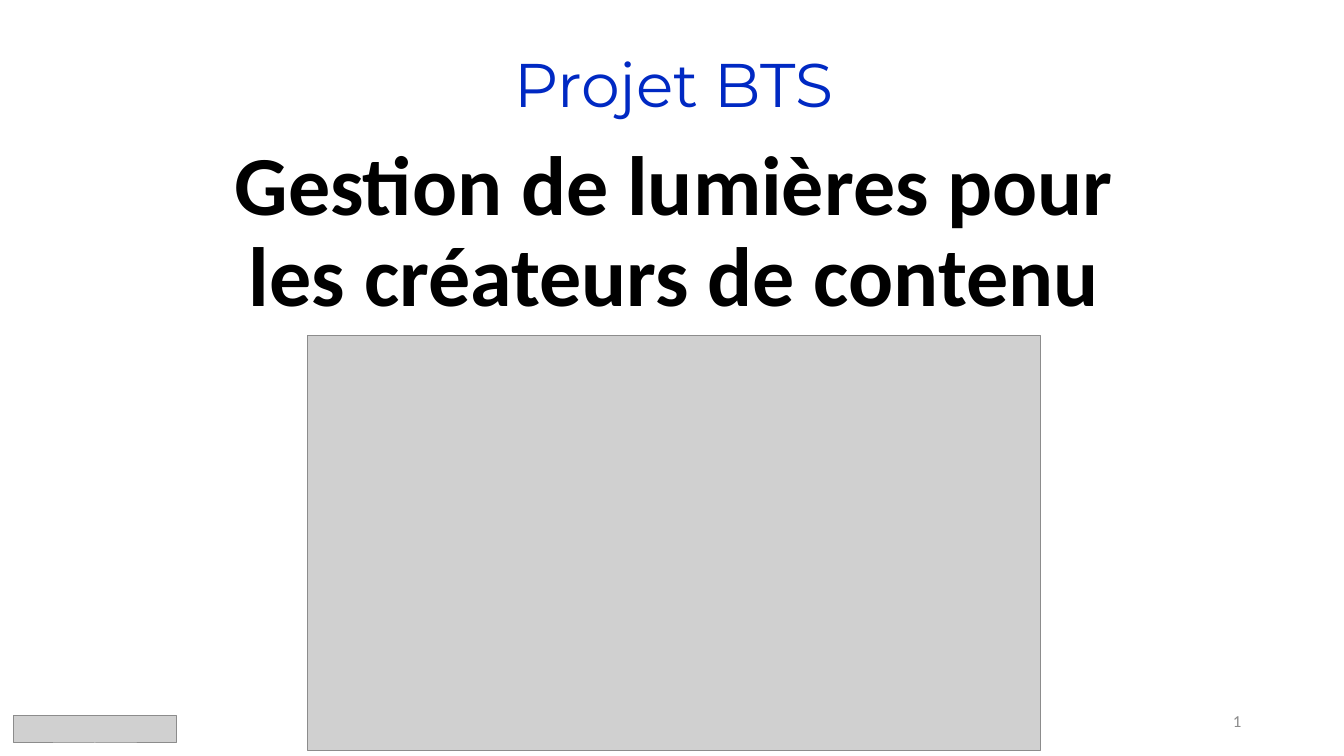
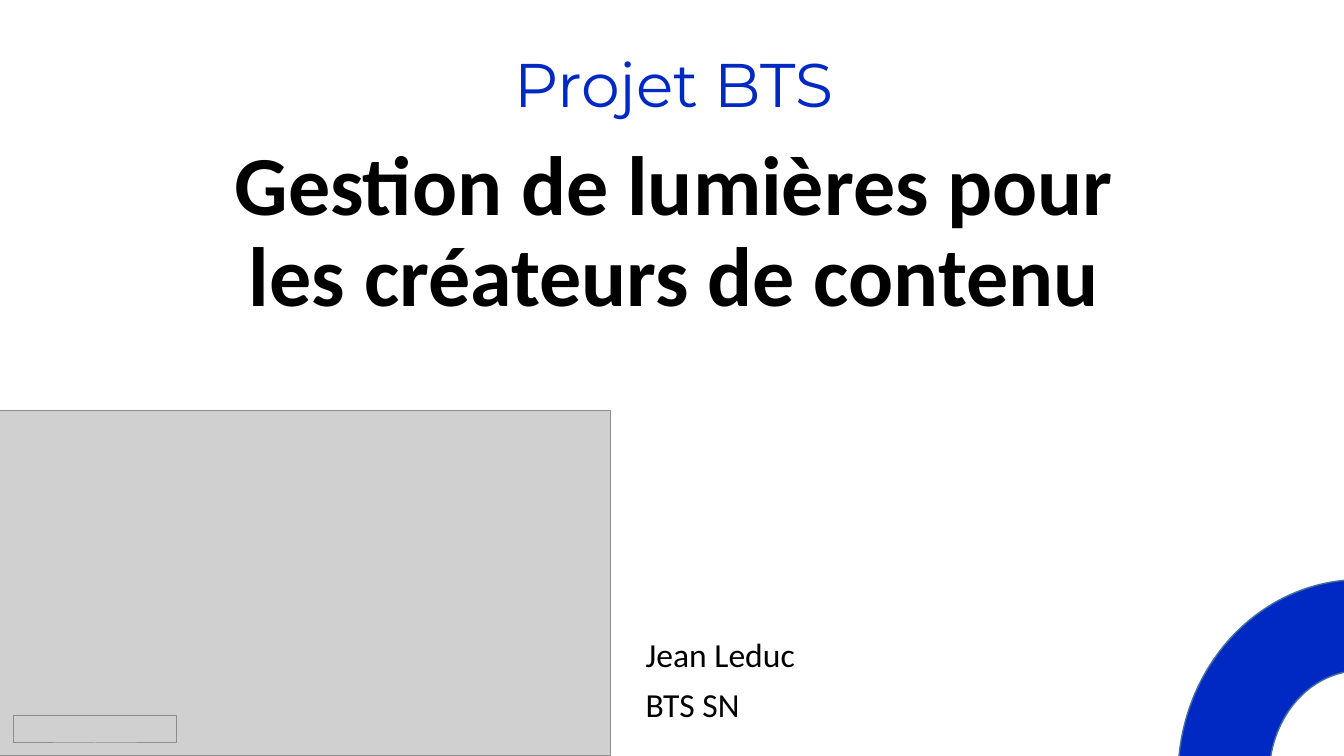
Before and after one commit to LeducJean/ProjetDMX, a slide deck: slide 1 of documentation/Diapo projetDMX.pptx. Drawn at 1344x756 pixels with LibreOffice and Linux fonts; fonts in the diff are those of the drawing; grey boxes stand for pictures. Boxes give left, top, right and bottom in pixels: in the first picture for what was removed or moved away, otherwise in the second. Text is boxed around its words. In the diff, an @@ line names an element or a change of style, - is before the commit and + after.

```diff
--- a/documentation/Diapo projetDMX.pptx
+++ b/documentation/Diapo projetDMX.pptx
@@ picture: place and size @@
-picture at (308, 336, 1041, 750)
+picture at (0, 410, 611, 756)
@@ donut added at (1179, 580, 1344, 756), fill #0029C3, outline #43739E 1 pt @@
@@ text added at (646, 643, 794, 718), 24 pt, text #000000 @@
+• Jean Leduc
+• BTS SN
@@ page number removed at (1233, 716, 1241, 727) @@
-1
```
Also in this commit, not shown: 1 other slide changed, 1 other file.
